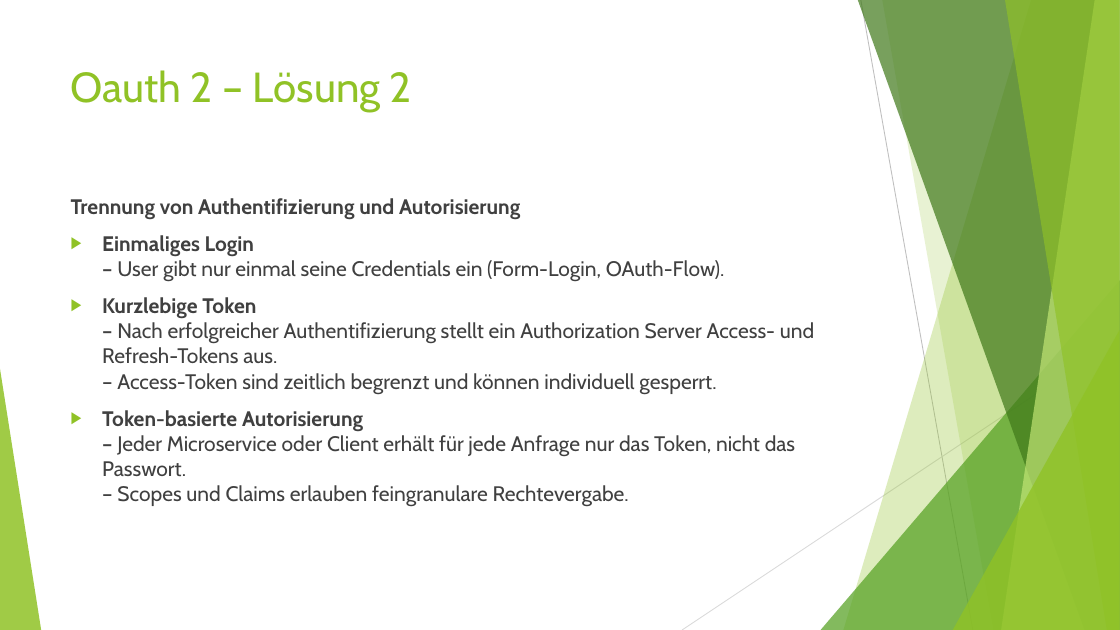
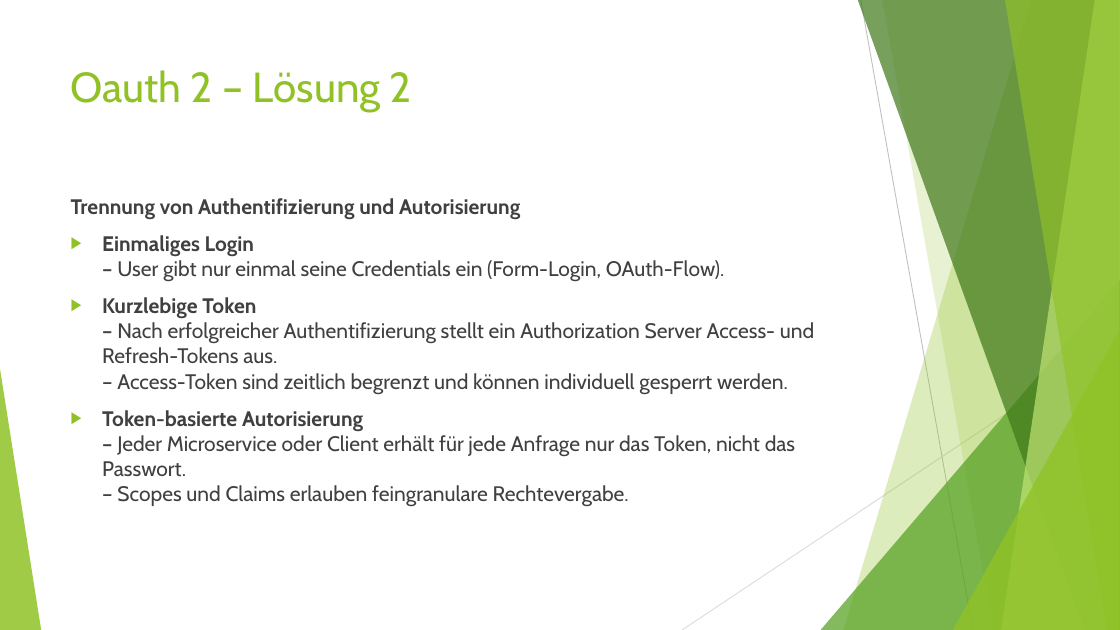
Before and after one commit to MichaelZett/20250708_Spring_Security, a slide deck: slide 108 of Spring_Security.pptx. Drawn at 1120x630 pixels with LibreOffice and Linux fonts; fonts in the diff are those of the drawing. Boxes give left, top, right and bottom in pixels: in the first picture for what was removed or moved away, otherwise in the second. Text is boxed around its words. In the diff, an @@ line names an element or a change of style, - is before the commit and + after.

```diff
--- a/Spring_Security.pptx
+++ b/Spring_Security.pptx
@@ text at (102,297,814,395): text changed @@
-▶ Kurzlebige Token
-  – Nach erfolgreicher Authentifizierung stellt ein Authorization Server Access- und Refresh-Tokens aus.
-  – Access-Token sind zeitlich begrenzt und können individuell gesperrt.
+▶ Kurzlebige Token
+  – Nach erfolgreicher Authentifizierung stellt ein Authorization Server Access- und Refresh-Tokens aus.
+  – Access-Token sind zeitlich begrenzt und können individuell gesperrt werden.
```
Also in this commit, not shown: 5 other slides changed, 4 slides added.
